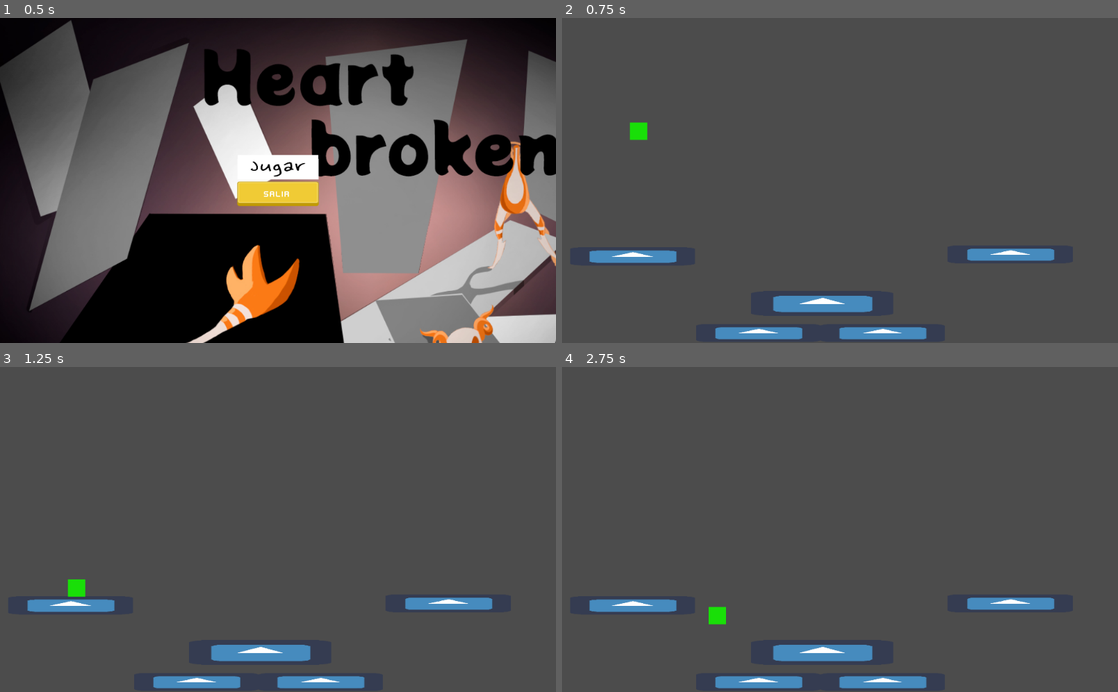
Above: before the commit, frames 1-4 (two rows, left to right).
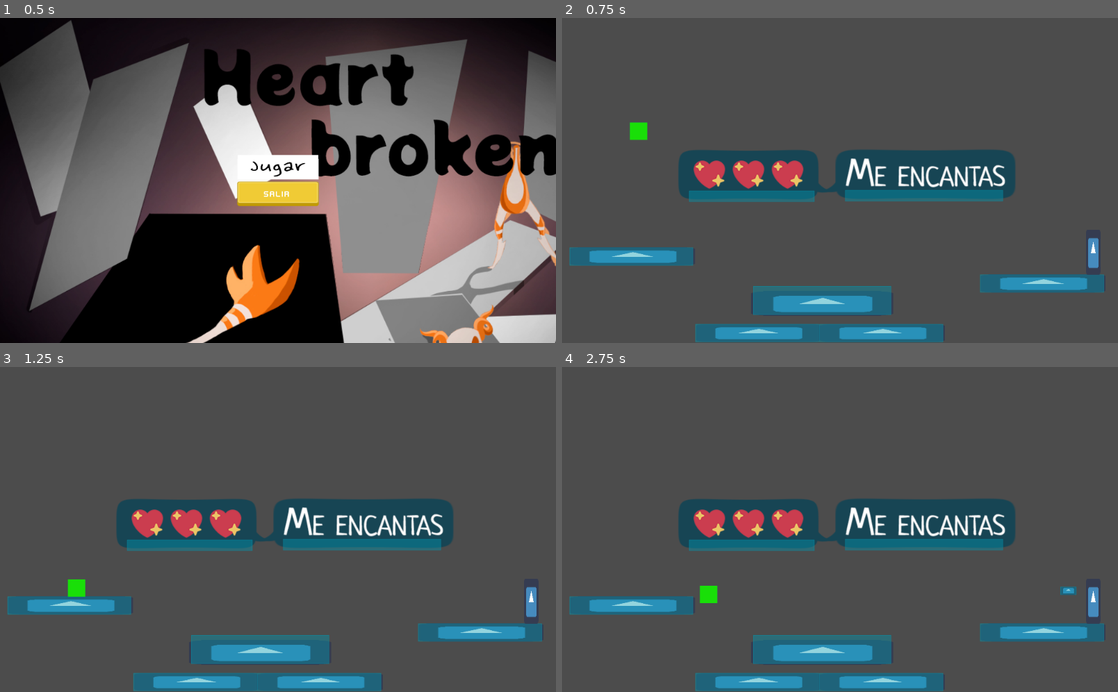
Above: after the commit, the same moments.

Repository: santyarellano/Shattered
Game: Godot game, scene res://Niveles/menuPrincipal.tscn
The game is run twice, just before and just after one commit, with the same random seed, the same clock (stepped at 60 frames per second) and the same inputs. The project has no main scene, so this scene is started directly. The engine's default icon, where the game draws it, is replaced by a stand-in: a white triangle on a blue panel in a dark square.
Inputs (mouse positions are in pixels of both pictures, inside the frame that each line leads up to):
- Up to frame 1 (0.5 s): no input
- Up to frame 2 (0.75 s): click (840, 167) at 0.5 s
- Up to frame 3 (1.25 s): no input
- Up to frame 4 (2.75 s): hold Right (ui_right) from 1.28 s (still down); tap Space (ui_select) at 1.52, 2.27 s

Frame 1 is identical in both runs. In frame 2, 17% of the frame differs, in the area x 1-98%, y 40-100%; in frame 3, 17%; in frame 4, 17%.

Commit message:
agregar mensajes

Diff:
--- a/Niveles/Playground.tscn
+++ b/Niveles/Playground.tscn
@@ -1,8 +1,10 @@
-[gd_scene load_steps=4 format=2]
+[gd_scene load_steps=6 format=2]
 
 [ext_resource path="res://Obj/bloque pisos/bloquepiso.tscn" type="PackedScene" id=1]
 [ext_resource path="res://Obj/Player/Player.tscn" type="PackedScene" id=2]
 [ext_resource path="res://Obj/Hazards/BurningPhotos.tscn" type="PackedScene" id=3]
+[ext_resource path="res://Obj/Hazards/Messages.tscn" type="PackedScene" id=4]
+[ext_resource path="res://Obj/Hazards/Mailbox.tscn" type="PackedScene" id=5]
 
 [node name="Playground" type="Node"]
 
@@ -11,7 +13,7 @@
 scale = Vector2( 7, 1 )
 
 [node name="StaticBody2D2" parent="." instance=ExtResource( 1 )]
-position = Vector2( 819.801, 435.613 )
+position = Vector2( 880.451, 489.127 )
 scale = Vector2( 7, 1 )
 
 [node name="StaticBody2D3" parent="." instance=ExtResource( 1 )]
@@ -29,3 +31,12 @@
 [node name="BurningPhotos" parent="." instance=ExtResource( 3 )]
 position = Vector2( 479.284, 526.982 )
 scale = Vector2( 2.04984, 0.3525 )
+
+[node name="Messages" parent="." instance=ExtResource( 4 )]
+position = Vector2( 354.384, 290.167 )
+
+[node name="Messages2" parent="." instance=ExtResource( 4 )]
+position = Vector2( 658.821, 288.977 )
+
+[node name="Mailbox" parent="." instance=ExtResource( 5 )]
+position = Vector2( 978.463, 432.341 )
--- a/Obj/Hazards/Letter.tscn
+++ b/Obj/Hazards/Letter.tscn
@@ -7,7 +7,6 @@
 extents = Vector2( 14.2551, 7.37267 )
 
 [node name="Letter" type="RigidBody2D"]
-position = Vector2( 516.046, 200.443 )
 collision_mask = 0
 gravity_scale = 0.0
 script = ExtResource( 2 )
--- a/Obj/Hazards/Mailbox.tscn
+++ b/Obj/Hazards/Mailbox.tscn
@@ -13,7 +13,6 @@
 } ]
 
 [node name="Mailbox" type="AnimatedSprite"]
-position = Vector2( 628.836, 218.284 )
 scale = Vector2( 0.21467, 0.646788 )
 frames = SubResource( 1 )
 script = ExtResource( 2 )
--- /dev/null
+++ b/Obj/Hazards/Messages.gd
@@ -0,0 +1,29 @@
+extends RigidBody2D
+
+
+
+# Called when the node enters the scene tree for the first time.
+func _ready():
+	randomize()
+	get_tree().set_debug_collisions_hint(true)
+	var messages = $AnimatedSprite.frames.get_animation_names()
+	$AnimatedSprite.animation = messages[randi() % messages.size()]
+
+	#obtener tamaño del objeto de colision
+	var size  = $AnimatedSprite.frames.get_frame($AnimatedSprite.animation, 0).get_size()
+	print(size.x)
+
+	#crear objeto de colision
+	var shape = RectangleShape2D.new()
+	shape.extents = (Vector2(size.x/2.5, 10))
+	$CollisionShape2D.shape = shape
+
+	#posicionar el objeto de colision
+	var anim = $AnimatedSprite.animation
+
+	if(anim == "te_extraño"):
+		$CollisionShape2D.position = Vector2(0, 39)
+	elif(anim == "emoji" or anim == "emoji_corazon" or anim == "te_amo"):
+		$CollisionShape2D.position = Vector2(-5, 39)
+	else:
+		$CollisionShape2D.position = Vector2(8, 39)
--- /dev/null
+++ b/Obj/Hazards/Messages.tscn
@@ -0,0 +1,68 @@
+[gd_scene load_steps=11 format=2]
+
+[ext_resource path="res://Img/Mensajes/te amo.png" type="Texture" id=1]
+[ext_resource path="res://Img/Mensajes/me encantas.png" type="Texture" id=2]
+[ext_resource path="res://Img/Mensajes/emoji corazon.png" type="Texture" id=3]
+[ext_resource path="res://Img/Mensajes/uwu.png" type="Texture" id=4]
+[ext_resource path="res://Img/Mensajes/corazon.png" type="Texture" id=5]
+[ext_resource path="res://Img/Mensajes/te extraño.png" type="Texture" id=6]
+[ext_resource path="res://Img/Mensajes/emoji.png" type="Texture" id=7]
+[ext_resource path="res://Img/Mensajes/changos.png" type="Texture" id=8]
+[ext_resource path="res://Obj/Hazards/Messages.gd" type="Script" id=9]
+
+[sub_resource type="SpriteFrames" id=1]
+animations = [ {
+"frames": [ ExtResource( 7 ) ],
+"loop": true,
+"name": "emoji",
+"speed": 5.0
+}, {
+"frames": [ ExtResource( 2 ) ],
+"loop": true,
+"name": "me_encantas",
+"speed": 5.0
+}, {
+"frames": [ ExtResource( 3 ) ],
+"loop": true,
+"name": "emoji_corazon",
+"speed": 5.0
+}, {
+"frames": [ ExtResource( 1 ) ],
+"loop": true,
+"name": "te_amo",
+"speed": 5.0
+}, {
+"frames": [ ExtResource( 8 ) ],
+"loop": true,
+"name": "changos",
+"speed": 5.0
+}, {
+"frames": [ ExtResource( 6 ) ],
+"loop": true,
+"name": "te_extraño",
+"speed": 5.0
+}, {
+"frames": [ ExtResource( 4 ) ],
+"loop": true,
+"name": "uwu",
+"speed": 5.0
+}, {
+"frames": [ ExtResource( 5 ) ],
+"loop": true,
+"name": "corazon",
+"speed": 5.0
+} ]
+
+[node name="Messages" type="RigidBody2D"]
+mode = 1
+gravity_scale = 0.0
+script = ExtResource( 9 )
+__meta__ = {
+"_edit_group_": true
+}
+
+[node name="AnimatedSprite" type="AnimatedSprite" parent="."]
+frames = SubResource( 1 )
+animation = "uwu"
+
+[node name="CollisionShape2D" type="CollisionShape2D" parent="."]
Binary file added: Img/Mensajes/changos.png
Not shown, added: Img/Mensajes/changos.png.import
Binary file added: Img/Mensajes/corazon.png
Not shown, added: Img/Mensajes/corazon.png.import
Binary file added: Img/Mensajes/emoji corazon.png
Not shown, added: Img/Mensajes/emoji corazon.png.import
Binary file added: Img/Mensajes/emoji.png
Not shown, added: Img/Mensajes/emoji.png.import
Binary file added: Img/Mensajes/me encantas.png
Not shown, added: Img/Mensajes/me encantas.png.import
Binary file added: Img/Mensajes/te amo.png
Not shown, added: Img/Mensajes/te amo.png.import
(and 5 more such lines)
